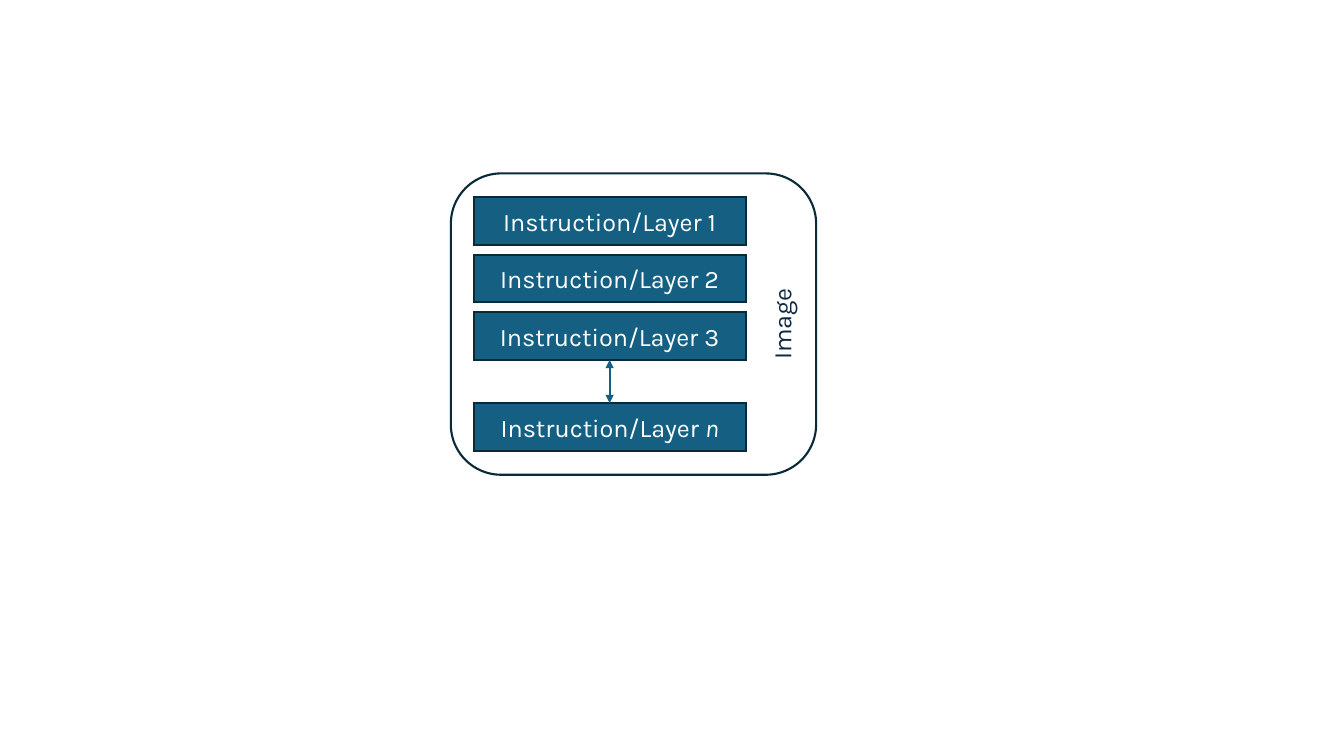
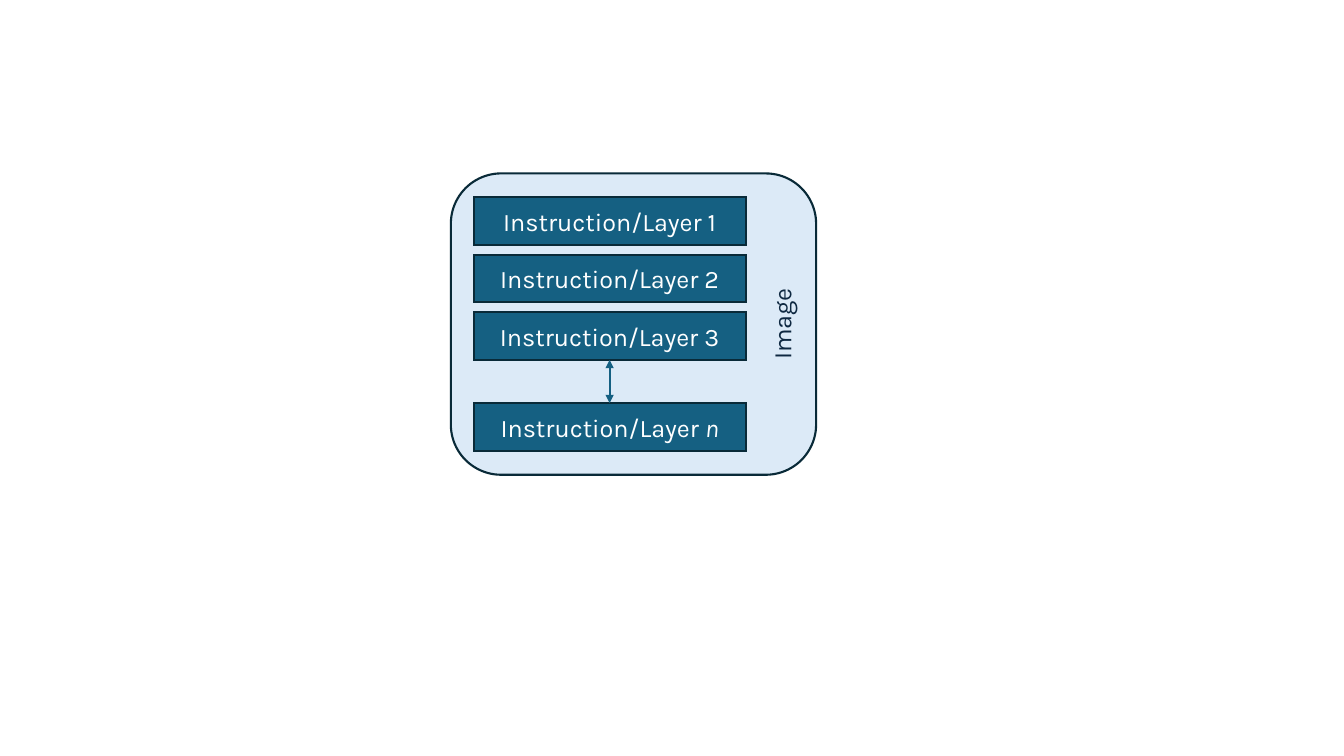
Before and after one commit to JOR-Donegal/Docker26, a slide deck: slide 3 of Diagrams/sketches.pptx. Drawn at 1344x756 pixels with LibreOffice and Linux fonts; fonts in the diff are those of the drawing. Boxes give left, top, right and bottom in pixels: in the first picture for what was removed or moved away, otherwise in the second. Text is boxed around its words. In the diff, an @@ line names an element or a change of style, - is before the commit and + after.

```diff
--- a/Diagrams/sketches.pptx
+++ b/Diagrams/sketches.pptx
@@ rounded rectangle "Image" at (x1=451, y1=173, x2=816, y2=475): fill none to #DCEAF7 @@
```
Also in this commit, not shown: 1 slide added, 4 other files.
